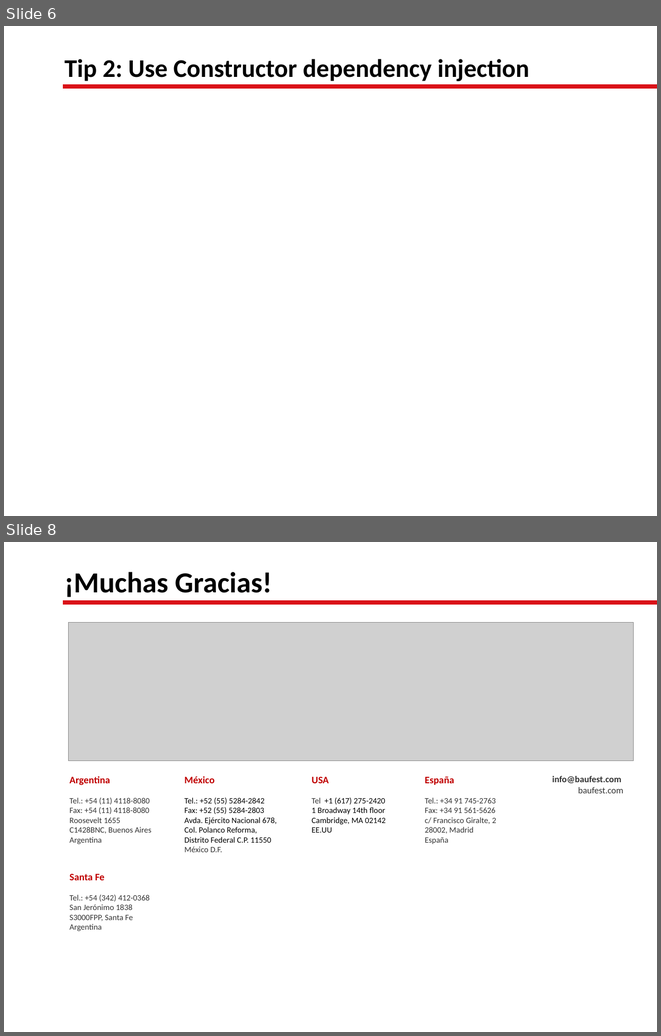
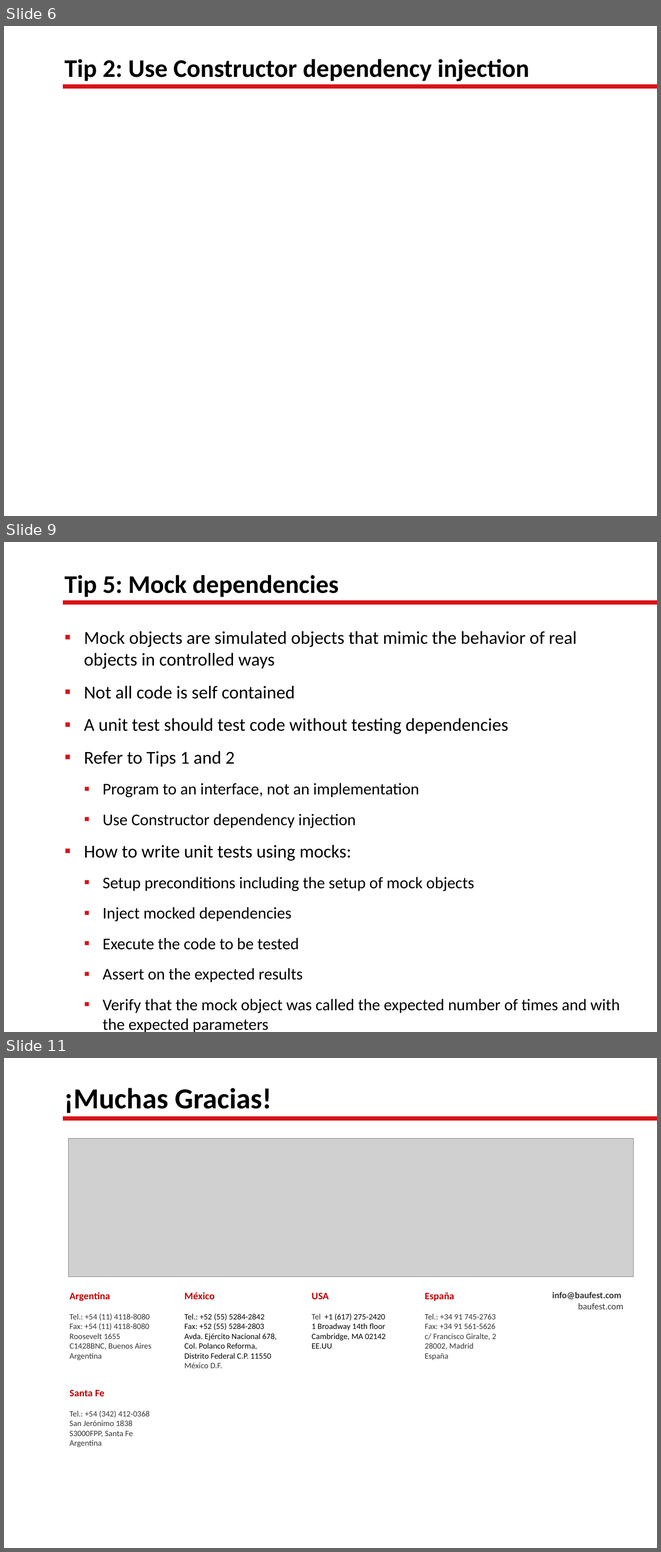
Before and after one commit to lgoldin/TestOrientedDevelopment, a slide deck: Test-Oriented Development.pptx. Shown one above the other, each under a label of ours: slides 6 and 8 before the commit, slides 6, 9 and 11 after it; the slides between them are not shown. The pictures are 661x1036 and 661x1552 pixels, drawn with LibreOffice and Linux fonts; fonts in the diff are those of the drawing; grey boxes stand for pictures; background and template pictures are left out. Boxes give left, top, right and bottom in pixels: in the first picture for what was removed or moved away, otherwise in the second. Text is boxed around its words. In the diff, an @@ line names an element or a change of style, - is before the commit and + after.

Commit message:
Tips 4 y 5 (comunidad 18/11)

```diff
--- a/Test-Oriented Development.pptx
+++ b/Test-Oriented Development.pptx
@@ slide 9 added at bbox=[4, 542, 657, 1032], background picture (left out); not listed: 1 template element that a slide beside it also shows @@
@@ title added at bbox=[64, 575, 339, 597], 28 pt, text #000000, bold @@
+Tip 5: Mock dependencies
@@ text added at bbox=[84, 631, 620, 1032], 18 pt, text #000000 @@
+▪ Mock objects are simulated objects that mimic the behavior of real objects in controlled ways
+▪ Not all code is self contained
+▪ A unit test should test code without testing dependencies
+▪ Refer to Tips 1 and 2
+  ▪ Program to an interface, not an implementation
+  ▪ Use Constructor dependency injection
+▪ How to write unit tests using mocks:
+  ▪ Setup preconditions including the setup of mock objects
+  ▪ Inject mocked dependencies
+  ▪ Execute the code to be tested
+  ▪ Assert on the expected results
+  ▪ Verify that the mock object was called the expected number of times and with the expected parameters
@@ what was slide 8 is now slide 11 @@
```
Also in this commit, not shown: 1 slide changed, 2 other slides added, 18 other files.
